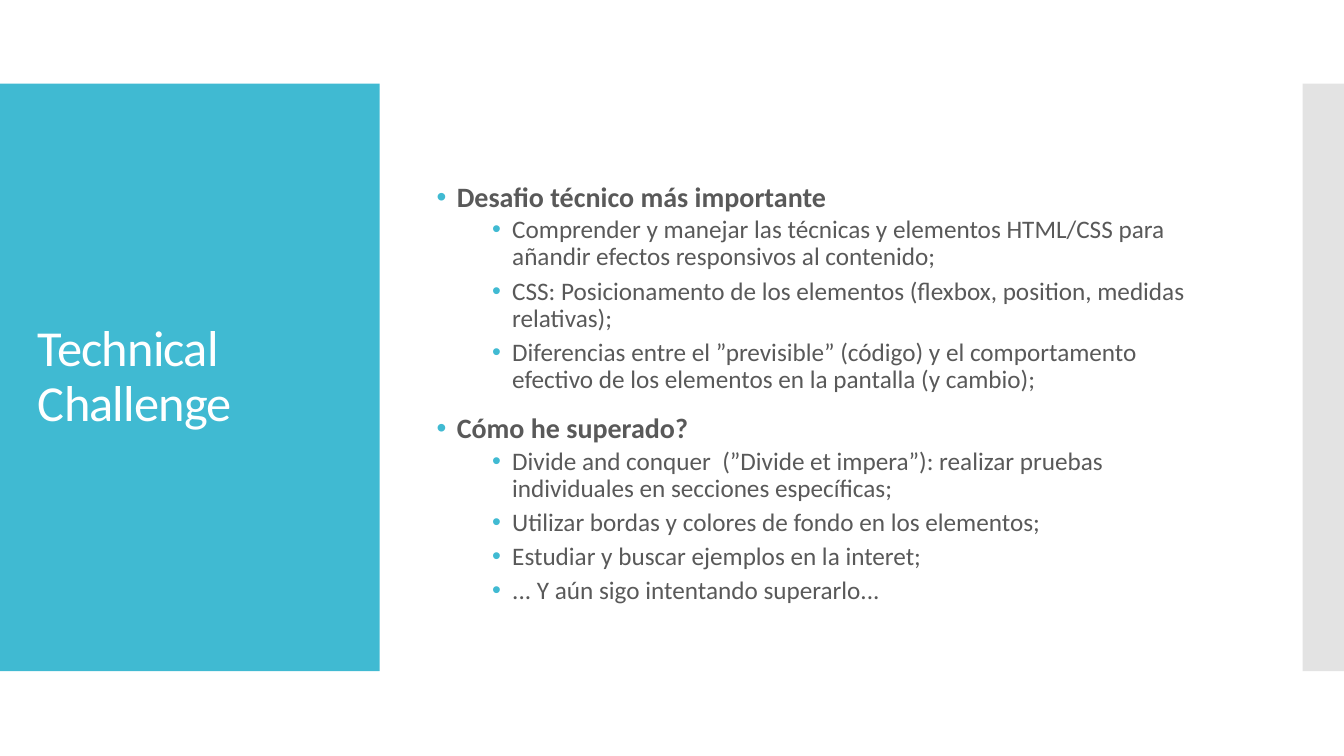
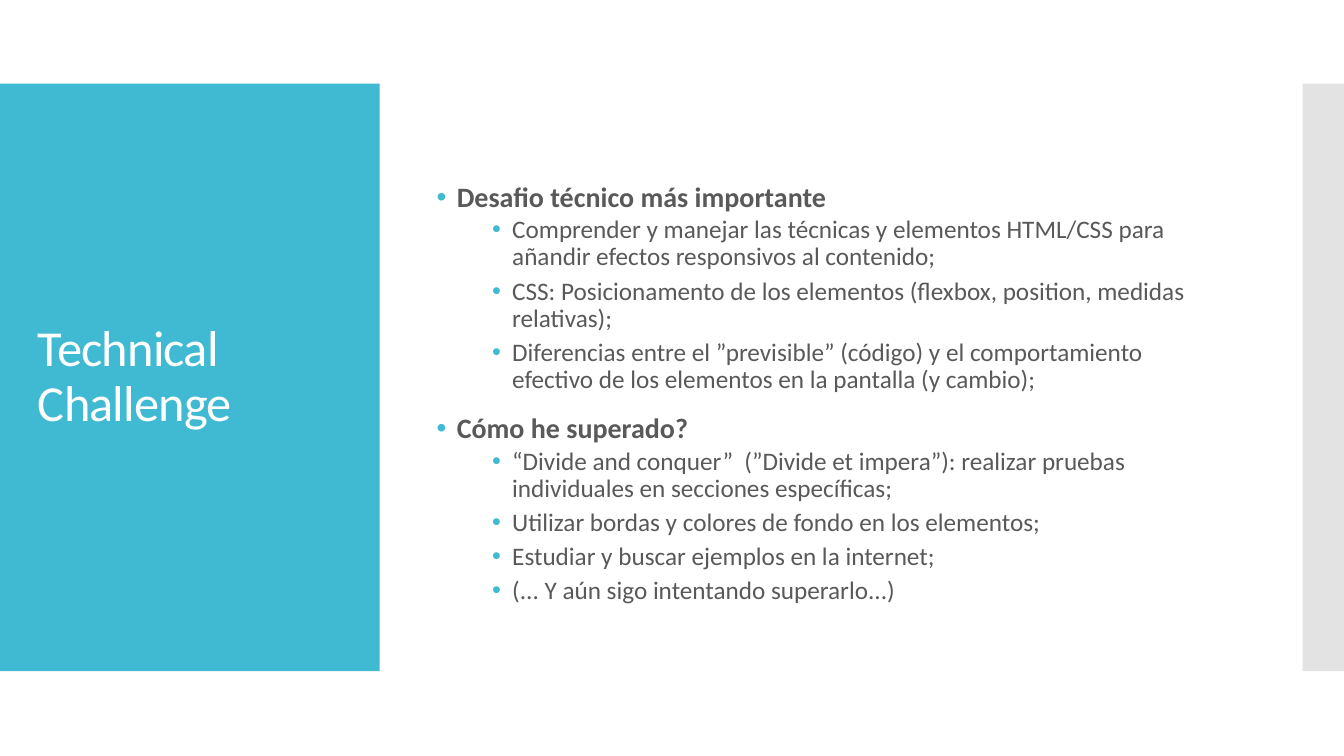
Before and after one commit to lltotti/Mid-term_Project-, a slide deck: slide 4 of Presentacion.pptx. Drawn at 1344x756 pixels with LibreOffice and Linux fonts; fonts in the diff are those of the drawing. Boxes give left, top, right and bottom in pixels: in the first picture for what was removed or moved away, otherwise in the second. Text is boxed around its words. In the diff, an @@ line names an element or a change of style, - is before the commit and + after.

```diff
--- a/Presentacion.pptx
+++ b/Presentacion.pptx
@@ text at <box>512,343,1142,392</box>: text changed @@
-  • Diferencias entre el ”previsible” (código) y el comportamento efectivo de los elementos en la pantalla (y cambio);
+  • Diferencias entre el ”previsible” (código) y el comportamiento efectivo de los elementos en la pantalla (y cambio);
@@ text at <box>512,452,1125,501</box>: text changed @@
-  • Divide and conquer (”Divide et impera”): realizar pruebas individuales en secciones específicas;
+  • “Divide and conquer” (”Divide et impera”): realizar pruebas individuales en secciones específicas;
@@ text at <box>512,547,935,604</box>: text changed @@
-  • Estudiar y buscar ejemplos en la interet;
-  • ... Y aún sigo intentando superarlo...
+  • Estudiar y buscar ejemplos en la internet;
+  • (... Y aún sigo intentando superarlo...)
```
Also in this commit, not shown: 4 other slides changed, 1 other file.
